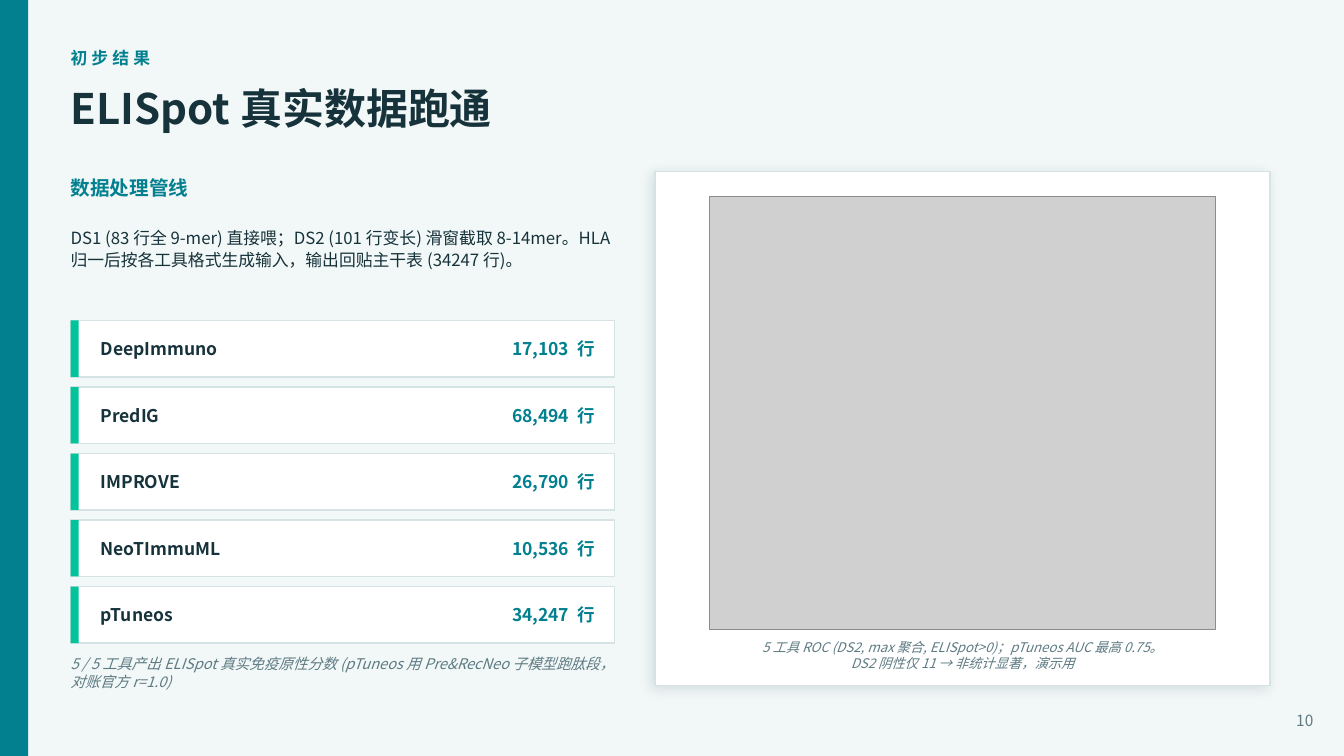
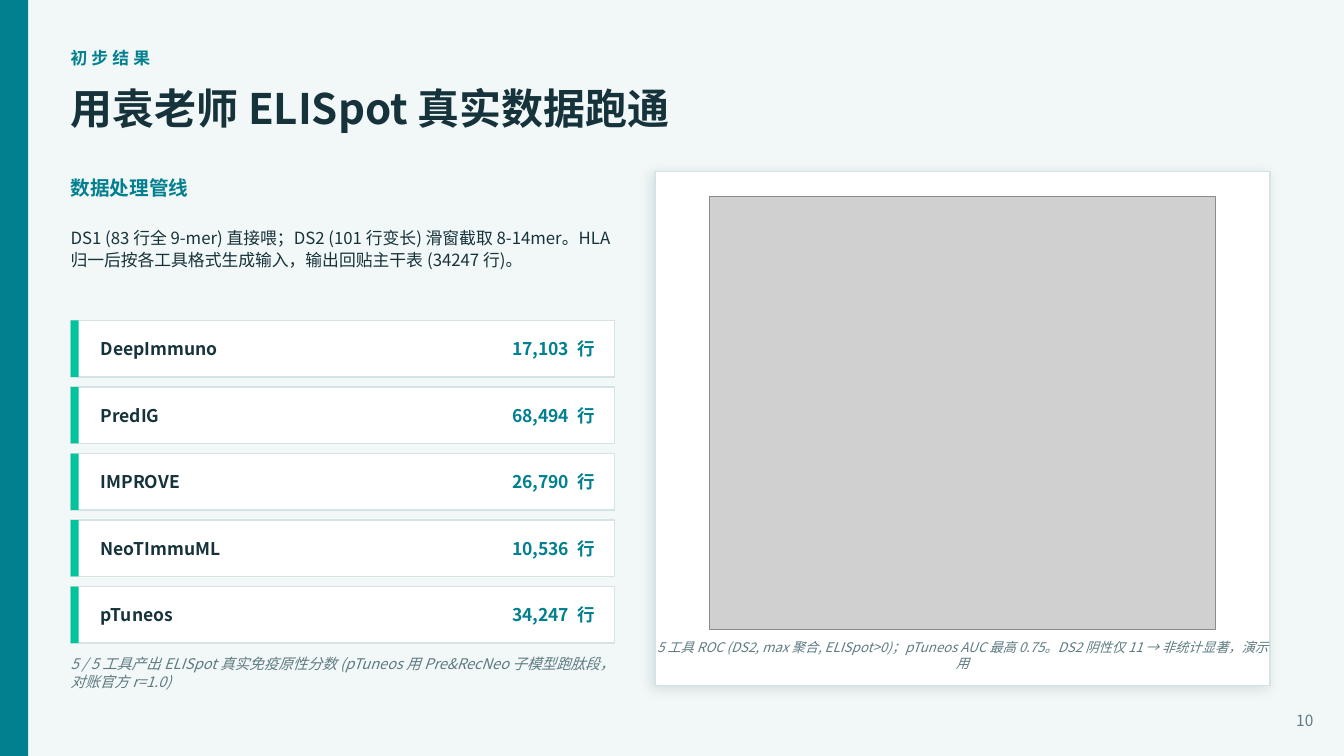
Before and after one commit to legacccY/YJ-Agent, a slide deck: slide 10 of project/meeting/QuantImmuBench/QuantImmuBench_部署测试报告.pptx. Drawn at 1344x756 pixels with LibreOffice and Linux fonts; fonts in the diff are those of the drawing; grey boxes stand for pictures. Boxes give left, top, right and bottom in pixels: in the first picture for what was removed or moved away, otherwise in the second. Text is boxed around its words. In the diff, an @@ line names an element or a change of style, - is before the commit and + after.

```diff
--- a/project/meeting/QuantImmuBench/QuantImmuBench_部署测试报告.pptx
+++ b/project/meeting/QuantImmuBench/QuantImmuBench_部署测试报告.pptx
@@ text at (x1=71, y1=88, x2=670, y2=133): text changed @@
-ELISpot 真实数据跑通
+用袁老师 ELISpot 真实数据跑通
@@ text at (x1=657, y1=641, x2=1268, y2=669): text changed @@
-5 工具 ROC (DS2, max 聚合, ELISpot>0)；pTuneos AUC 最高 0.75。
-DS2 阴性仅 11 → 非统计显著，演示用
+5 工具 ROC (DS2, max 聚合, ELISpot>0)；pTuneos AUC 最高 0.75。DS2 阴性仅 11 → 非统计显著，演示用
```
Also in this commit, not shown: 4 other slides changed, 6 other files.
